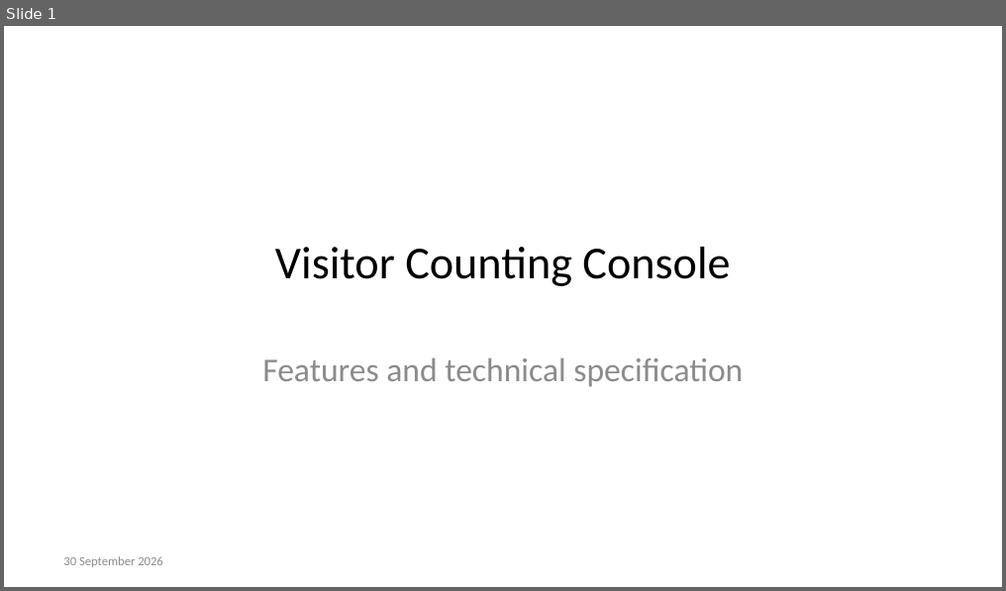
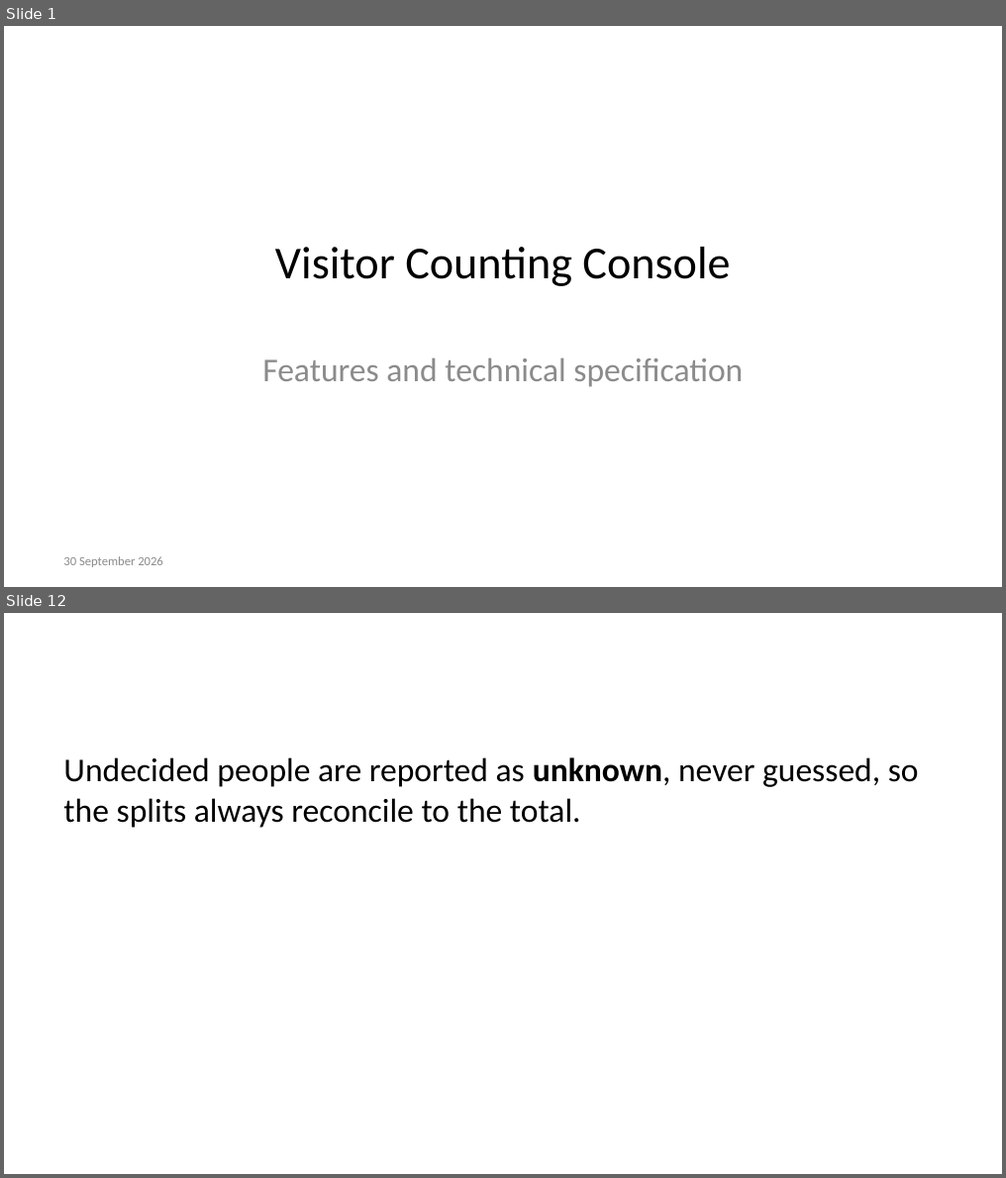
Before and after one commit to felixyustian/visitor-counting-console, a slide deck: docs/Visitor-Counting-Console-Deck.pptx. Shown one above the other, each under a label of ours: slide 1 before the commit, slides 1 and 12 after it; the slides between them are not shown. The pictures are 1006x591 and 1006x1178 pixels, drawn with LibreOffice and Linux fonts; fonts in the diff are those of the drawing. Boxes give left, top, right and bottom in pixels: in the first picture for what was removed or moved away, otherwise in the second. Text is boxed around its words. In the diff, an @@ line names an element or a change of style, - is before the commit and + after.

```diff
--- a/docs/Visitor-Counting-Console-Deck.pptx
+++ b/docs/Visitor-Counting-Console-Deck.pptx
@@ slide 12 added at (x1=4, y1=613, x2=1002, y2=1174), background #FFFFFF @@
@@ text added at (x1=63, y1=758, x2=919, y2=828), 24 pt, text #000000 @@
+Undecided people are reported as unknown, never guessed, so the splits always reconcile to the total.
```
Also in this commit, not shown: 12 slides changed, 13 other slides added, 1 slide removed, 17 other files.
